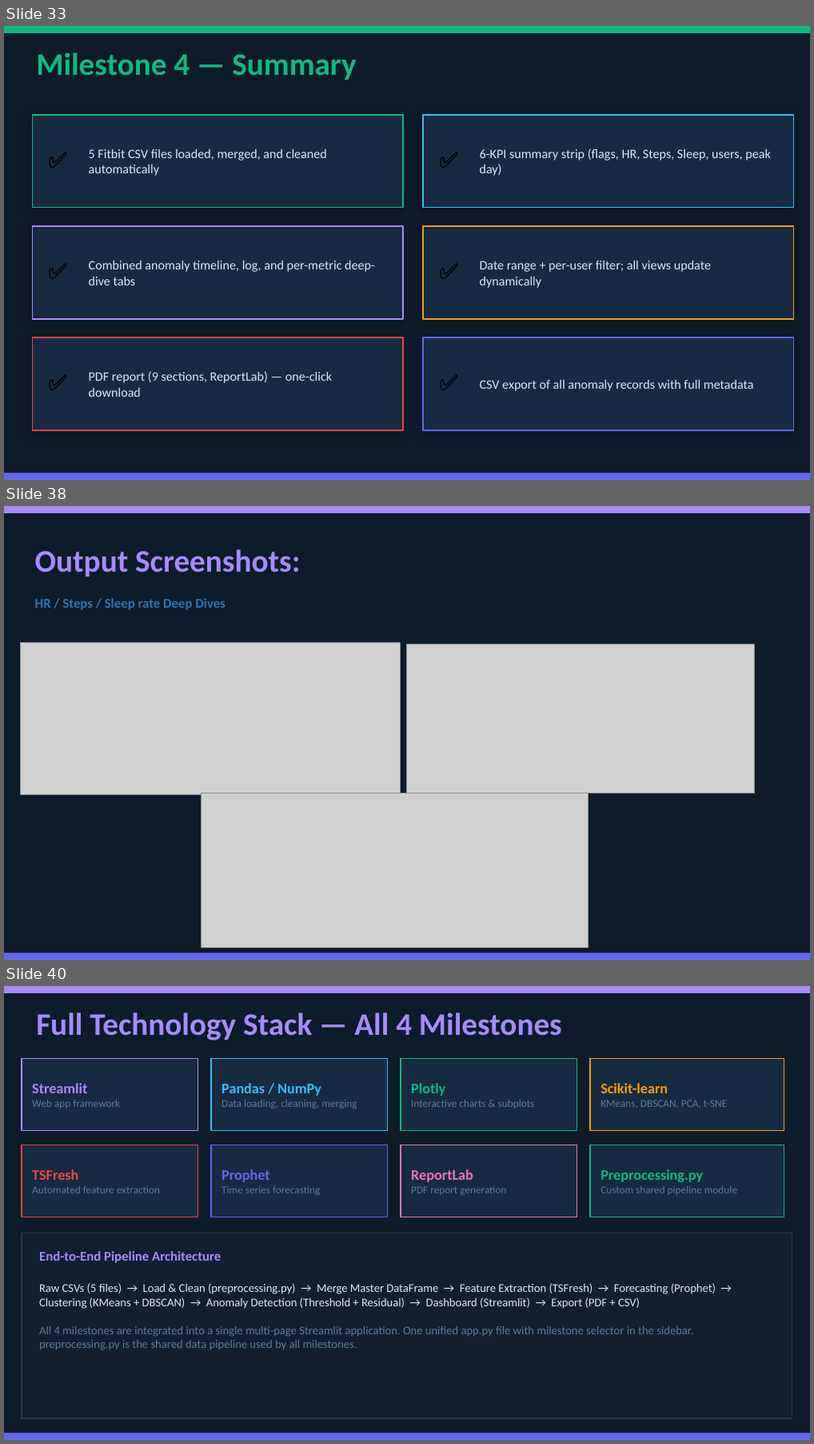
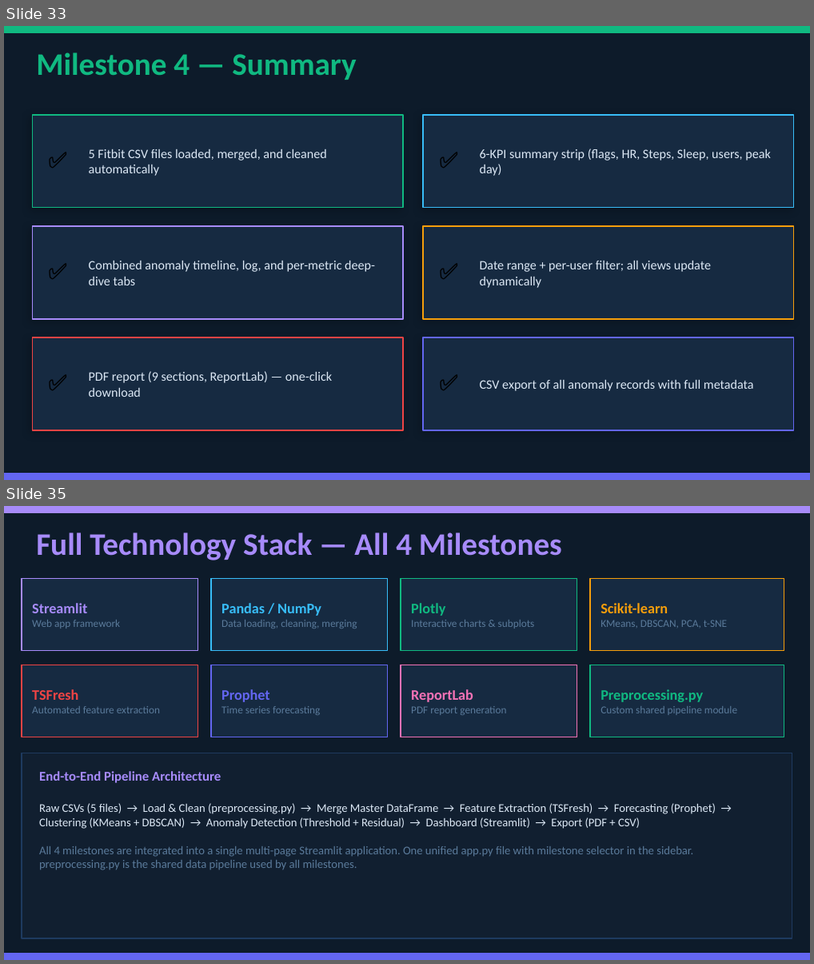
Before and after one commit to Thejomayie09/FitPulse-Health-Anomaly-Detection-from-Fitness-Devices-1, a slide deck: Documentation/Fitpulse_Documentation_final.pptx. Shown one above the other, each under a label of ours: slides 33, 38 and 40 before the commit, slides 33 and 35 after it; the slides between them are not shown. The pictures are 814x1444 and 814x964 pixels, drawn with LibreOffice and Linux fonts; fonts in the diff are those of the drawing; grey boxes stand for pictures. Boxes give left, top, right and bottom in pixels: in the first picture for what was removed or moved away, otherwise in the second. Text is boxed around its words. In the diff, an @@ line names an element or a change of style, - is before the commit and + after.

```diff
--- a/Documentation/Fitpulse_Documentation_final.pptx
+++ b/Documentation/Fitpulse_Documentation_final.pptx
@@ slide 38 removed at <box>4,506,810,960</box>, background #0D1B2A @@
@@ rectangle removed at <box>4,506,810,512</box> @@
@@ text removed at <box>35,549,300,610</box> @@
-Output Screenshots:
-HR / Steps / Sleep rate Deep Dives
@@ picture removed at <box>20,642,400,795</box> @@
@@ picture removed at <box>407,644,754,793</box> @@
@@ picture removed at <box>201,793,589,947</box> @@
@@ rectangle removed at <box>4,952,810,959</box> @@
@@ what was slide 40 is now slide 35 @@
```
Also in this commit, not shown: 6 slides changed, 5 slides added, 10 other slides removed, 1 other file.
